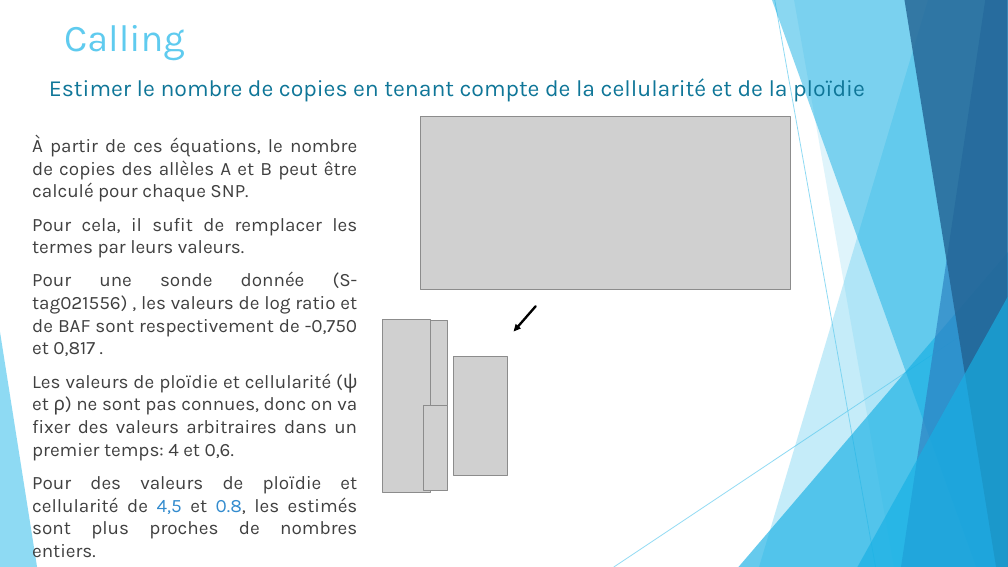
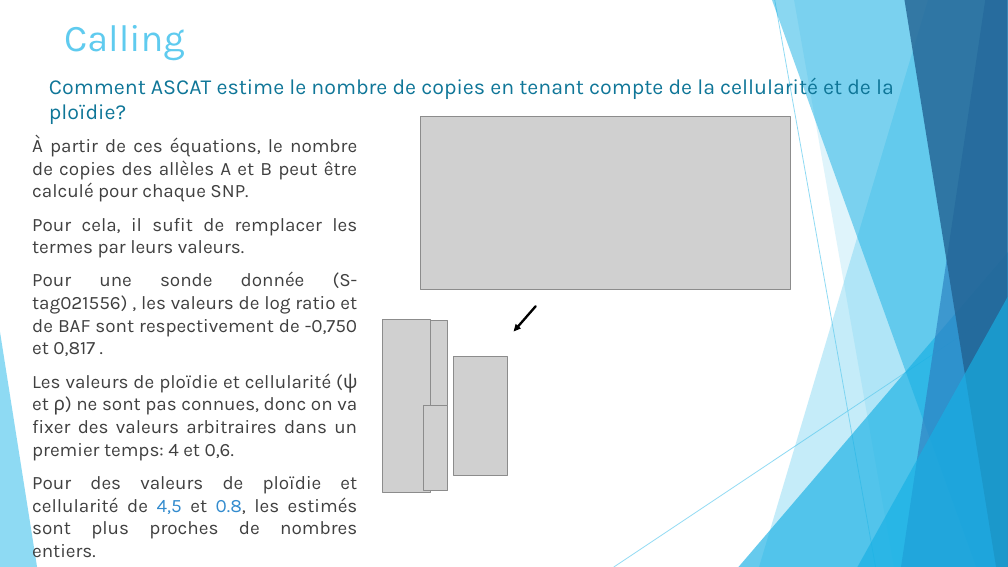
Before and after one commit to Elie-Bordron/DEA-dataviz, a slide deck: slide 32 of docs/docs_I_made/slides/ASCAT.pptx. Drawn at 1008x567 pixels with LibreOffice and Linux fonts; fonts in the diff are those of the drawing; grey boxes stand for pictures. Boxes give left, top, right and bottom in pixels: in the first picture for what was removed or moved away, otherwise in the second. Text is boxed around its words. In the diff, an @@ line names an element or a change of style, - is before the commit and + after.

```diff
--- a/docs/docs_I_made/slides/ASCAT.pptx
+++ b/docs/docs_I_made/slides/ASCAT.pptx
@@ text at (49,74,894,124): text changed; size 22 to 20.4 pt @@
-Estimer le nombre de copies en tenant compte de la cellularité et de la ploïdie
+Comment ASCAT estime le nombre de copies en tenant compte de la cellularité et de la ploïdie?
```
Also in this commit, not shown: 26 other files.
